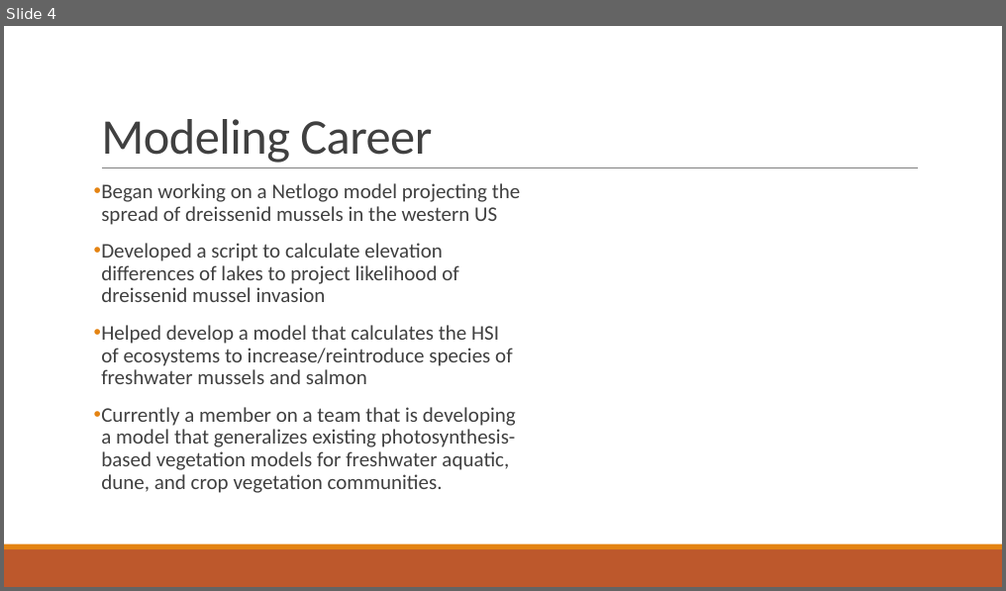
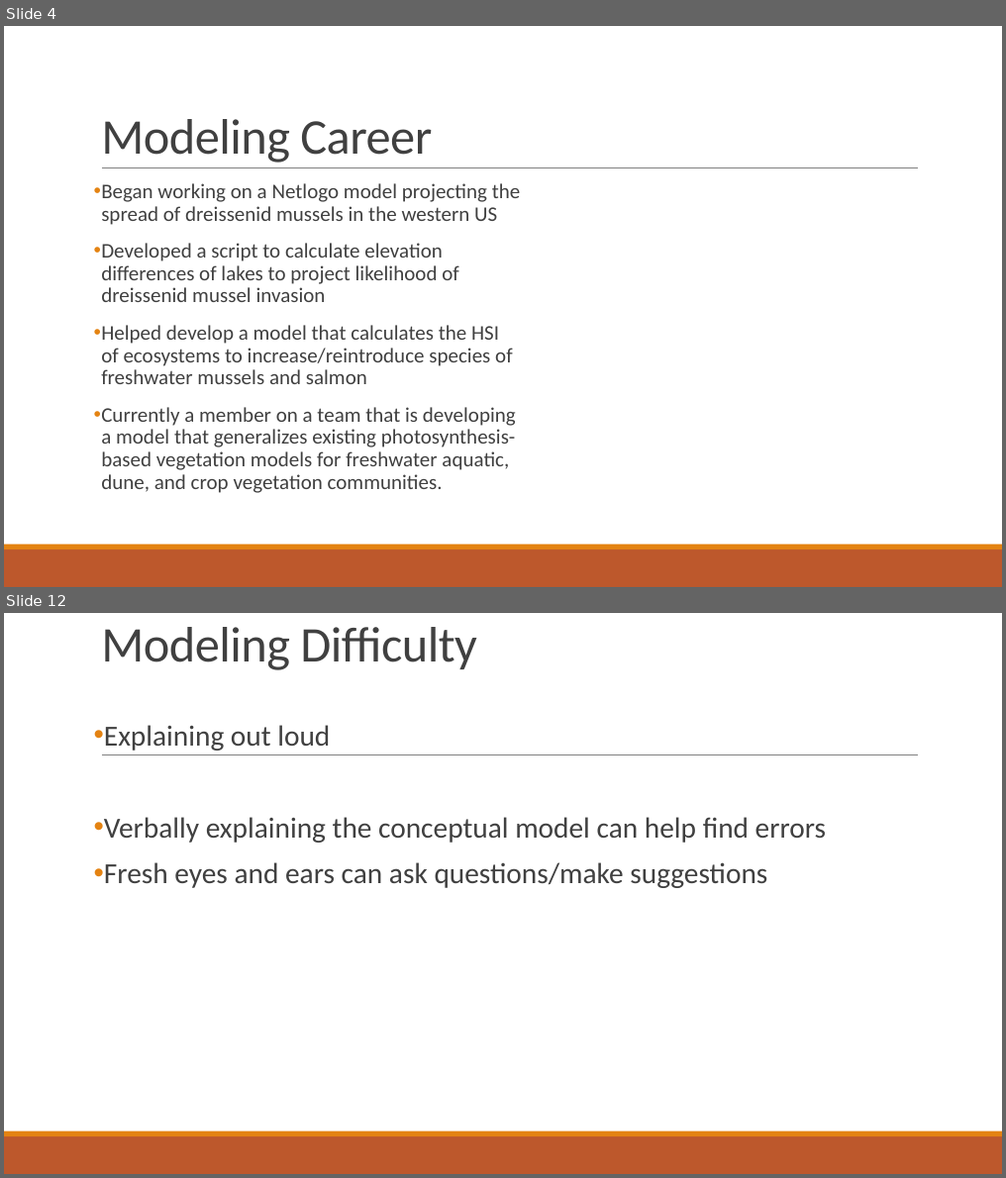
Before and after one commit to cccarrillo/OSU_Course, a slide deck: Lectures/Becoming_a_Modeler.pptx. Shown one above the other, each under a label of ours: slide 4 before the commit, slides 4 and 12 after it; the slides between them are not shown. The pictures are 1006x591 and 1006x1178 pixels, drawn with LibreOffice and Linux fonts; fonts in the diff are those of the drawing. Boxes give left, top, right and bottom in pixels: in the first picture for what was removed or moved away, otherwise in the second. Text is boxed around its words. In the diff, an @@ line names an element or a change of style, - is before the commit and + after.

```diff
--- a/Lectures/Becoming_a_Modeler.pptx
+++ b/Lectures/Becoming_a_Modeler.pptx
@@ slide 12 added at [4,613,1002,1174], background #FFFFFF; not listed: 3 template elements that a slide beside it also shows @@
@@ title added at [101,627,477,670], 48 pt, text #404040 @@
+Modeling Difficulty
@@ text added at [104,725,826,888], 28 pt, text #404040 @@
+• Explaining out loud
+• Verbally explaining the conceptual model can help find errors
+• Fresh eyes and ears can ask questions/make suggestions
```
Also in this commit, not shown: 1 slide changed, 8 other slides added, 1 slide removed, 2 other files.
